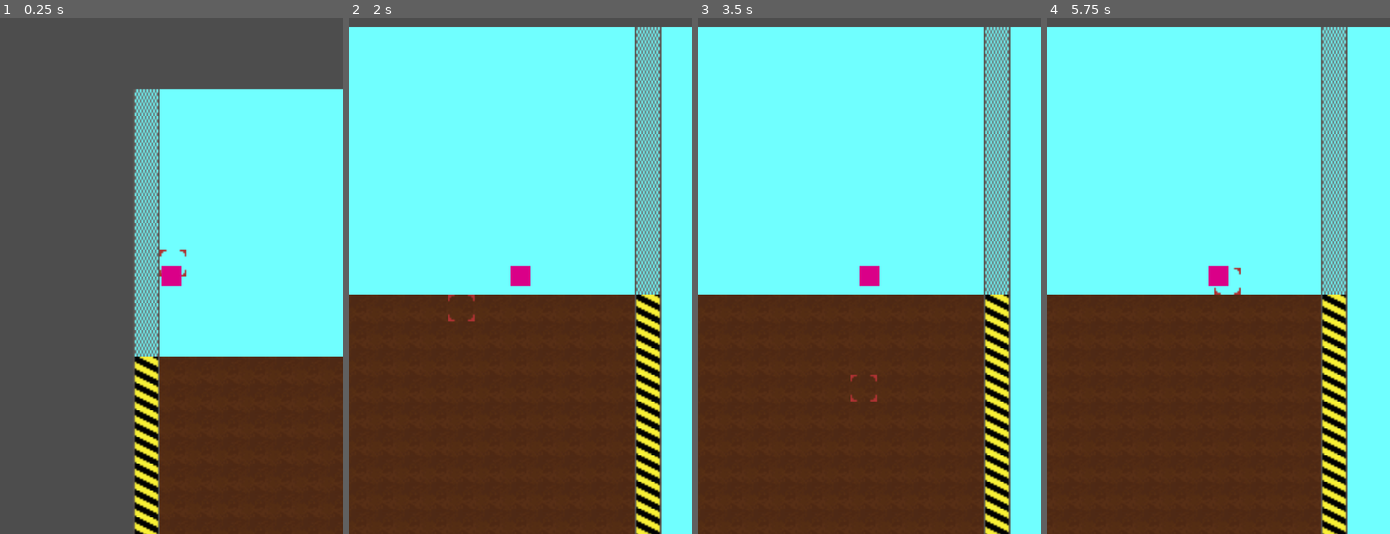
Above: before the commit, frames 1-4 (left to right).
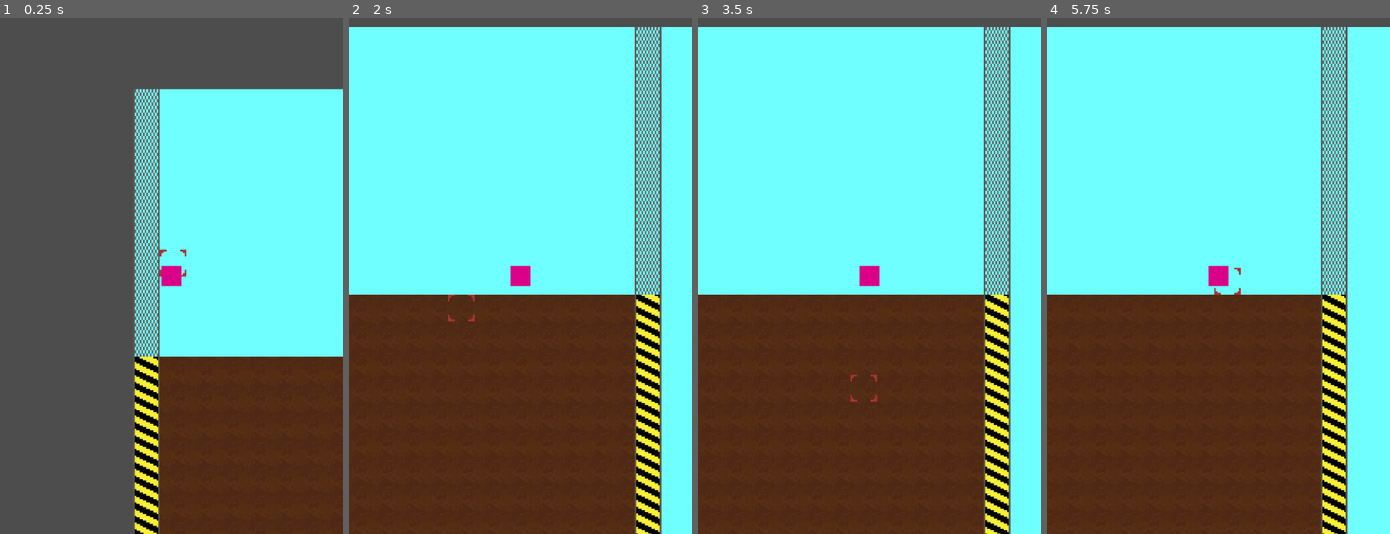
Above: after the commit, the same moments.

Repository: brikr/ludum-dare-57
Game: Godot game, scene res://scenes/main/main.tscn
Two runs of this game, one before a commit and one after it. Both use one fixed random seed, a clock stepped at 60 frames per second and the inputs below.
Inputs (mouse positions are in pixels of both pictures, inside the frame that each line leads up to):
- Up to frame 1 (0.25 s): no input
- Up to frame 2 (2 s): move the mouse to (595, 250) at 0.52 s; hold D (move_right) from 0.53 s (still down); tap Space (jump) at 0.6, 0.77, 1.07, 1.35, 1.52, 1.82 s; move the mouse to (451, 301) at 1.27 s
- Up to frame 3 (3.5 s): move the mouse to (903, 162) at 2.02 s; release D (move_right) at 2.03 s; hold A (move_left) 2.03-2.78 s; tap Space (jump) at 2.1, 2.85, 3.02, 3.32 s; move the mouse to (852, 379) at 2.77 s; hold D (move_right) from 2.78 s (still down)
- Up to frame 4 (5.75 s): move the mouse to (1321, 353) at 3.52 s; tap Space (jump) at 3.6, 3.77, 4.07, 4.35, 4.52, 4.82, 5.1 s; move the mouse to (1115, 198) at 4.27 s; release D (move_right) at 4.28 s; hold A (move_left) 4.28-5.03 s; move the mouse to (1235, 276) at 5.02 s; hold D (move_right) from 5.03 s (still down)

The runs differ from the first frame. In frame 1, 2.9% of the frame differs, in the area x 39-55%, y 13-100%; in frame 2, 2.9%; in frame 3, 2.9%; in frame 4, 3.3%, in the area x 48-88%, y 1-100%.

Commit message:
nearest

Diff:
--- a/project.godot
+++ b/project.godot
@@ -53,3 +53,8 @@
 "events": [Object(InputEventMouseButton,"resource_local_to_scene":false,"resource_name":"","device":-1,"window_id":0,"a …(258 unchanged characters)…
 ]
 }
+
+[rendering]
+
+textures/canvas_textures/default_texture_filter=0
+textures/default_filters/use_nearest_mipmap_filter=true
--- a/scenes/player/player.gd
+++ b/scenes/player/player.gd
@@ -9,28 +9,28 @@
 
 
 func _physics_process(delta):
-	if is_on_floor():
-		# Ground stuff
-		# Handle jump
-		if Input.is_action_just_pressed("jump"):
-			velocity.y = jump_velocity * -1
+  if is_on_floor():
+    # Ground stuff
+    # Handle jump
+    if Input.is_action_just_pressed("jump"):
+      velocity.y = jump_velocity * -1
 
-		# Handle floor movement
-		var move_direction = Input.get_axis("move_left", "move_right")
-		if move_direction:
-			velocity.x = move_toward(velocity.x, move_direction * speed, accel)
-		else:
-			velocity.x = move_toward(velocity.x, 0, accel)
-	else:
-		# Air stuff
-		# Apply gravity
-		velocity.y += gravity * delta
-		# Handle air movement
-		var move_direction = Input.get_axis("move_left", "move_right")
-		if move_direction:
-			velocity.x = move_toward(velocity.x, move_direction * speed, air_accel)
-		else:
-			velocity.x = move_toward(velocity.x, 0, air_accel)
+    # Handle floor movement
+    var move_direction = Input.get_axis("move_left", "move_right")
+    if move_direction:
+      velocity.x = move_toward(velocity.x, move_direction * speed, accel)
+    else:
+      velocity.x = move_toward(velocity.x, 0, accel)
+  else:
+    # Air stuff
+    # Apply gravity
+    velocity.y += gravity * delta
+    # Handle air movement
+    var move_direction = Input.get_axis("move_left", "move_right")
+    if move_direction:
+      velocity.x = move_toward(velocity.x, move_direction * speed, air_accel)
+    else:
+      velocity.x = move_toward(velocity.x, 0, air_accel)
 
 
-	move_and_slide()
+  move_and_slide()
Not shown: 1 places in scenes/main/main.tscn that only renumber resources
